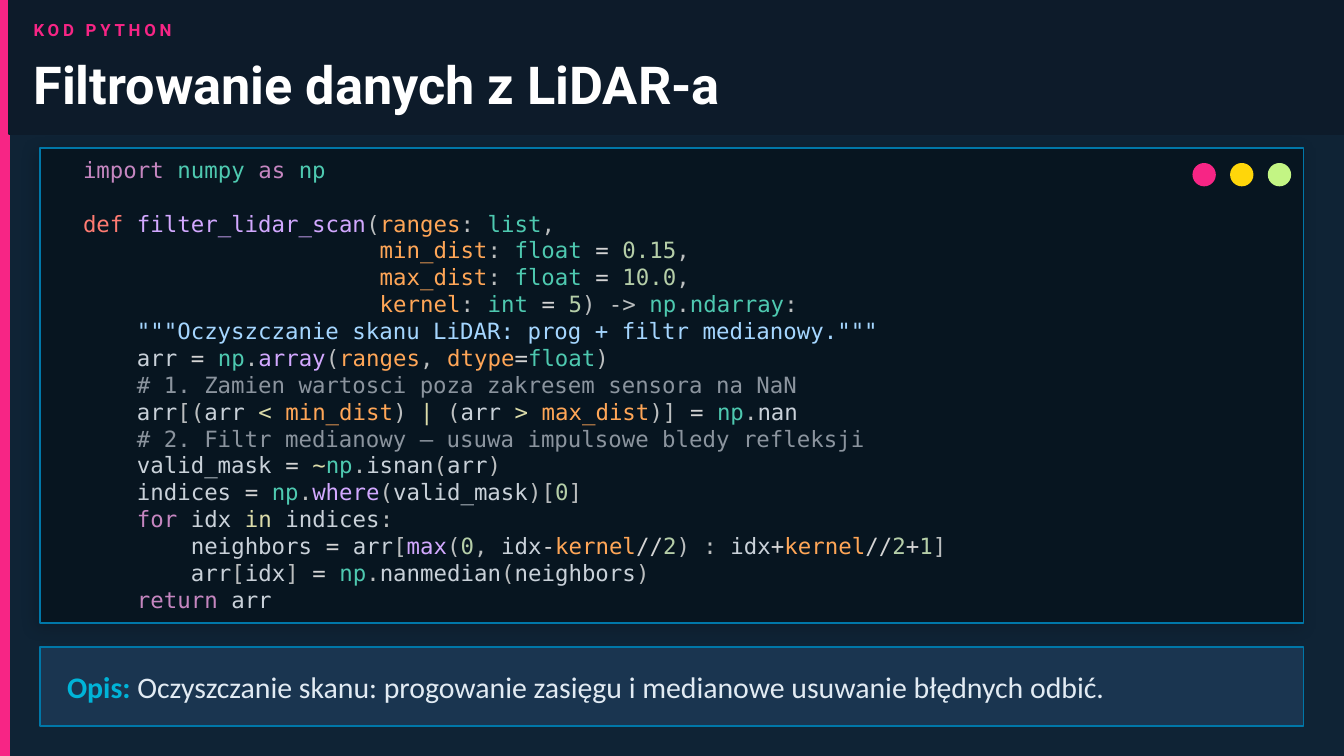
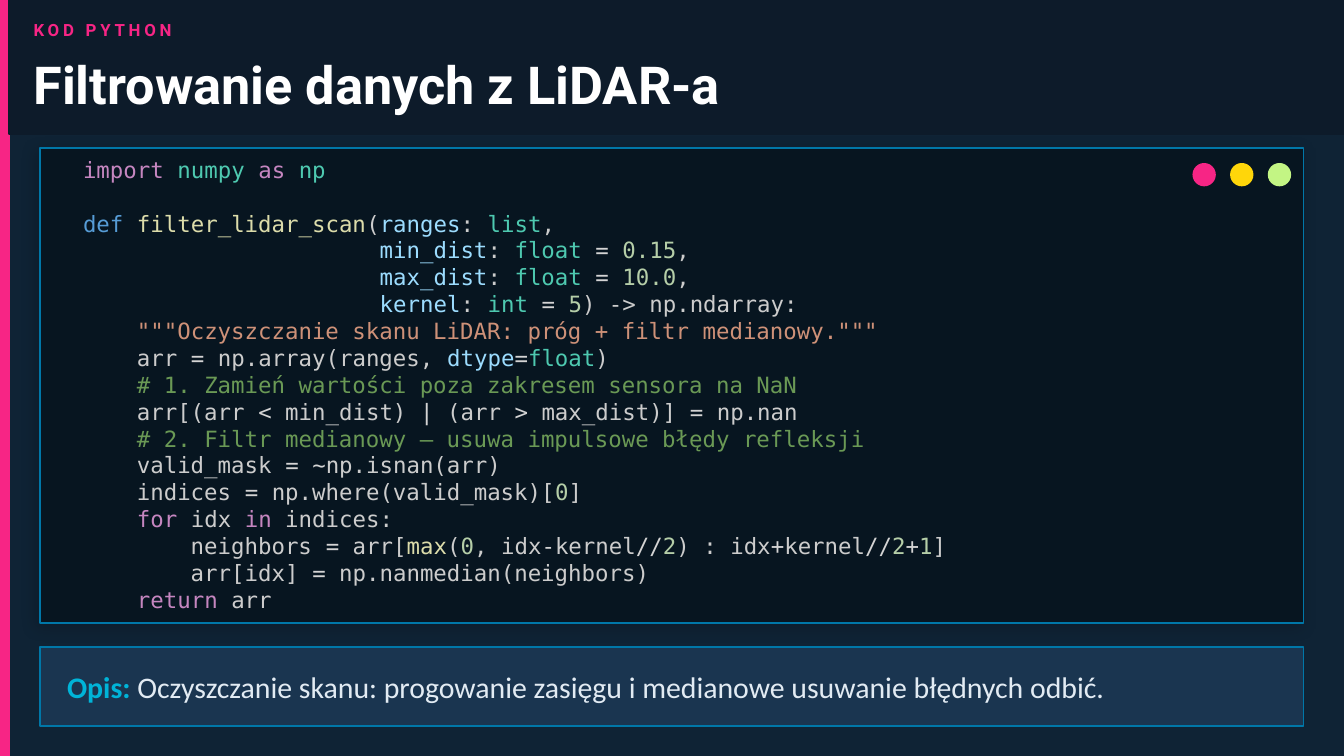
Before and after one commit to MatPomGit/MobileHub, a slide deck: slide 21 of zajecia/robo/robo_w1.pptx. Drawn at 1344x756 pixels with LibreOffice and Linux fonts; fonts in the diff are those of the drawing. Boxes give left, top, right and bottom in pixels: in the first picture for what was removed or moved away, otherwise in the second. Text is boxed around its words. In the diff, an @@ line names an element or a change of style, - is before the commit and + after.

```diff
--- a/zajecia/robo/robo_w1.pptx
+++ b/zajecia/robo/robo_w1.pptx
@@ text at bbox=[83, 215, 946, 609]: text colour #FF7B72 to #569CD6 in "def"; text colour #D2A8FF to #DCDCAA in "filter_lidar_scan(ranges:", "arr[max(0,"; text colour #BBBEBF to #CCCCCC in "filter_lidar_scan(ranges: list,", "min_dist: 0.15,", "max_dist: 10.0,", "kernel: 5) -> np.ndarray:" and 7 more places; text colour #FFA657 to #9CDCFE in "filter_lidar_scan(ranges:", "min_dist:", "max_dist:", "kernel:" and 1 more places; text colour #4EC9B0 to #CCCCCC in "np.ndarray:", "np.array(ranges,", "np.nan", "~np.isnan(arr)" and 2 more places; text colour #C9D1D9 to #CCCCCC in "arr", "arr[(arr (arr np.nan", "valid_mask ~np.isnan(arr)", "indices np.where(valid_mask)[0]" and 4 more places; text colour #D2A8FF to #CCCCCC in "np.array(ranges,", "np.where(valid_mask)[0]"; text colour #FFA657 to #CCCCCC in "np.array(ranges,", "min_dist) max_dist)]", "idx-kernel//2) idx+kernel//2+1]"; text colour #DCDCAA to #D4D4D4 in "< | >", "~np.isnan(arr)"; text colour #DCDCAA to #C586C0 in "in" @@
@@ text at bbox=[137, 321, 878, 344]: text changed; text colour #A5D6FF to #CE9178 @@
-"""Oczyszczanie skanu LiDAR: prog + filtr medianowy."""
+"""Oczyszczanie skanu LiDAR: próg + filtr medianowy."""
@@ text at bbox=[164, 375, 796, 398]: text changed; text colour #8B949E to #6A9955 @@
-# 1. Zamien wartosci poza zakresem sensora na NaN
+# 1. Zamień wartości poza zakresem sensora na NaN
@@ text at bbox=[164, 430, 864, 452]: text changed; text colour #8B949E to #6A9955 @@
-# 2. Filtr medianowy – usuwa impulsowe bledy refleksji
+# 2. Filtr medianowy – usuwa impulsowe błędy refleksji
```
Also in this commit, not shown: 5 other slides changed, 4 other files.
